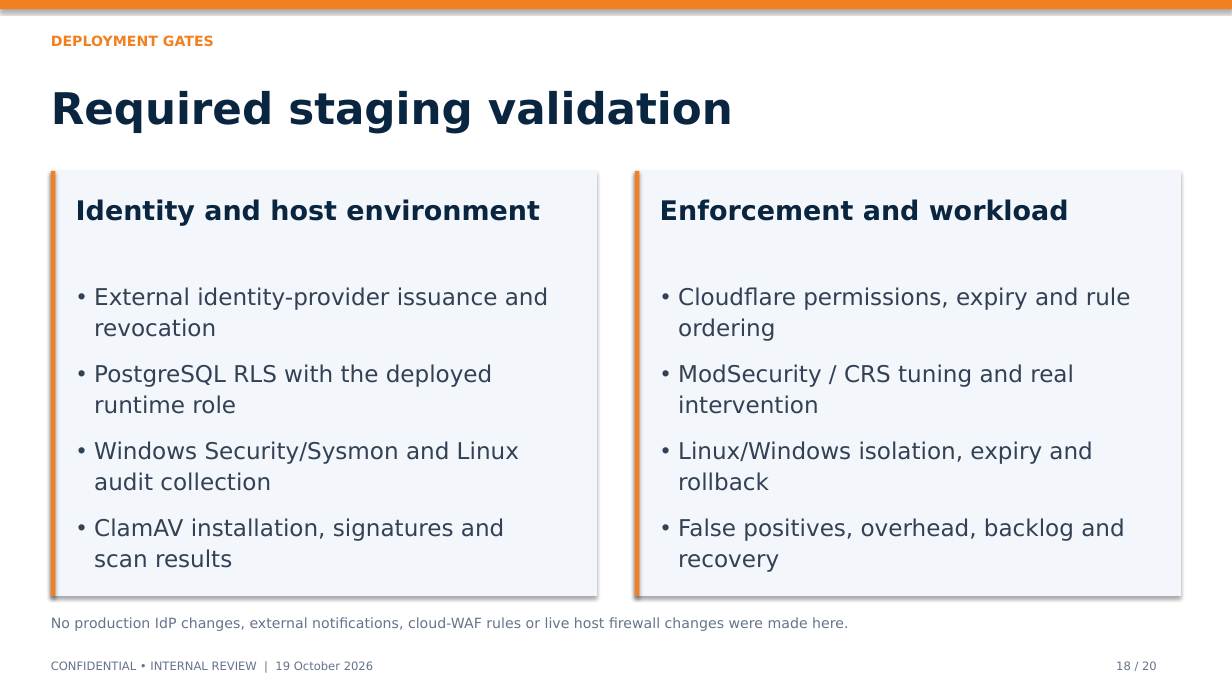
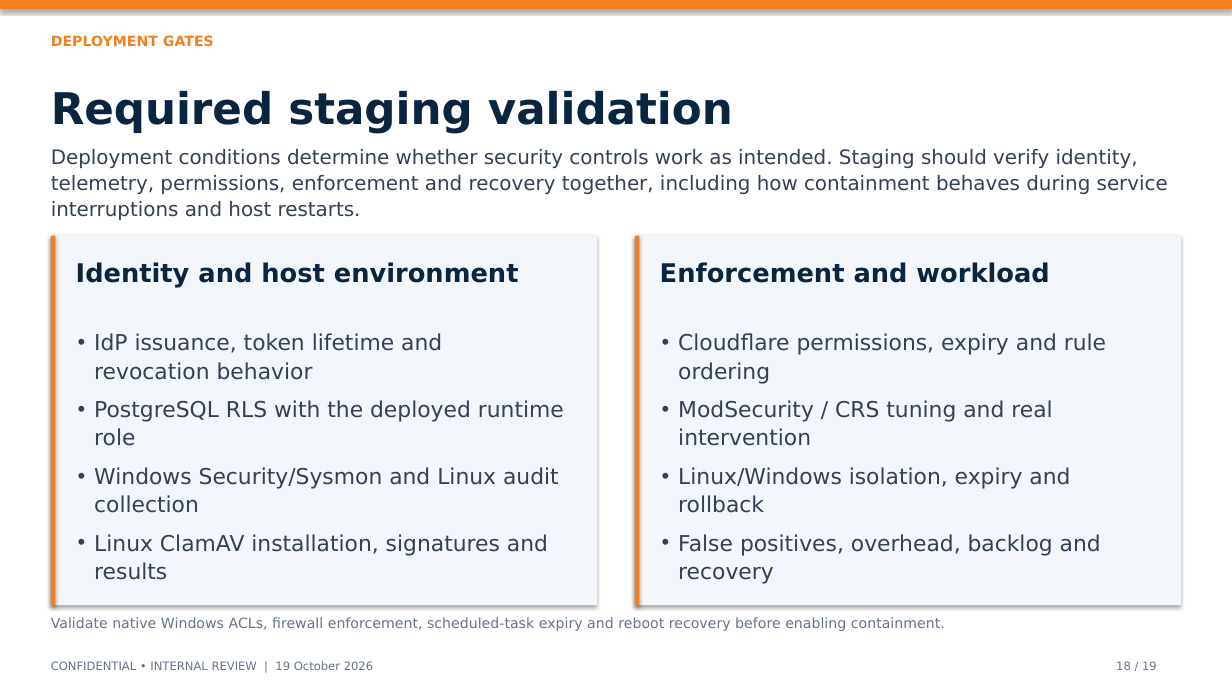
Before and after one commit to harshitrathi14/vulnsuite, a slide deck: slide 18 of VulnSuite_Executive_Deck.pptx. Drawn at 1232x693 pixels with LibreOffice and Linux fonts; fonts in the diff are those of the drawing. Boxes give left, top, right and bottom in pixels: in the first picture for what was removed or moved away, otherwise in the second. Text is boxed around its words. In the diff, an @@ line names an element or a change of style, - is before the commit and + after.

```diff
--- a/VulnSuite_Executive_Deck.pptx
+++ b/VulnSuite_Executive_Deck.pptx
@@ text added at [51, 149, 1168, 220], 15.5 pt, text #334155 @@
+Deployment conditions determine whether security controls work as intended. Staging should verify identity, telemetry, permissions, enforcement and recovery together, including how containment behaves during service interruptions and host restarts.
@@ rectangle: place and size @@
-rectangle at [51, 171, 597, 596]
+rectangle at [51, 236, 597, 605]
@@ rectangle: place and size @@
-rectangle at [51, 171, 55, 596]
+rectangle at [51, 236, 55, 605]
@@ rectangle: place and size @@
-rectangle at [635, 171, 1181, 596]
+rectangle at [635, 236, 1181, 605]
@@ rectangle: place and size @@
-rectangle at [635, 171, 640, 596]
+rectangle at [635, 236, 640, 605]
@@ text "Identity and host environment": place and size @@
-text "Identity and host environment" at [76, 199, 540, 226]
+text "Identity and host environment" at [76, 262, 519, 288]
@@ text "Identity and host environment" at [76, 262, 519, 288]: size 21 to 20 pt @@
@@ text "Enforcement and workload" at [660, 262, 1049, 283]: size 21 to 20 pt @@
@@ text "Enforcement and workload": place and size @@
-text "Enforcement and workload" at [660, 199, 1069, 221]
+text "Enforcement and workload" at [660, 262, 1049, 283]
@@ text "IdP issuance, token lifetime and ...": place and size @@
-text "IdP issuance, token lifetime and ..." at [94, 287, 548, 568]
+text "IdP issuance, token lifetime and ..." at [94, 333, 564, 580]
@@ text "Cloudflare permissions, expiry and rule ...": place and size @@
-text "Cloudflare permissions, expiry and rule ..." at [678, 287, 1131, 572]
+text "Cloudflare permissions, expiry and rule ..." at [678, 333, 1106, 584]
@@ text "Cloudflare permissions, expiry and rule ..." at [678, 333, 1106, 584]: size 18 to 17 pt; line spacing 24pt to 22pt; less space between paragraphs @@
@@ text at [94, 333, 442, 380]: text changed; size 18 to 17 pt @@
-• External identity-provider issuance and revocation
+• IdP issuance, token lifetime and revocation behavior
@@ text at [94, 400, 564, 513]: size 18 to 17 pt in "PostgreSQL RLS with the deployed runtime role", "Windows Security/Sysmon and Linux audit collection"; line spacing 24pt to 22pt; less space between paragraphs @@
@@ text at [94, 534, 548, 580]: text changed; size 18 to 17 pt @@
-• ClamAV installation, signatures and scan results
+• Linux ClamAV installation, signatures and results
@@ text at [51, 617, 945, 631]: text changed @@
-No production IdP changes, external notifications, cloud-WAF rules or live host firewall changes were made here.
+Validate native Windows ACLs, firewall enforcement, scheduled-task expiry and reboot recovery before enabling containment.
@@ text at [1116, 661, 1157, 670]: text changed @@
-18 / 20
+18 / 19
```
Also in this commit, not shown: 16 other slides changed, 2 slides added, 3 slides removed, 14 other files.
